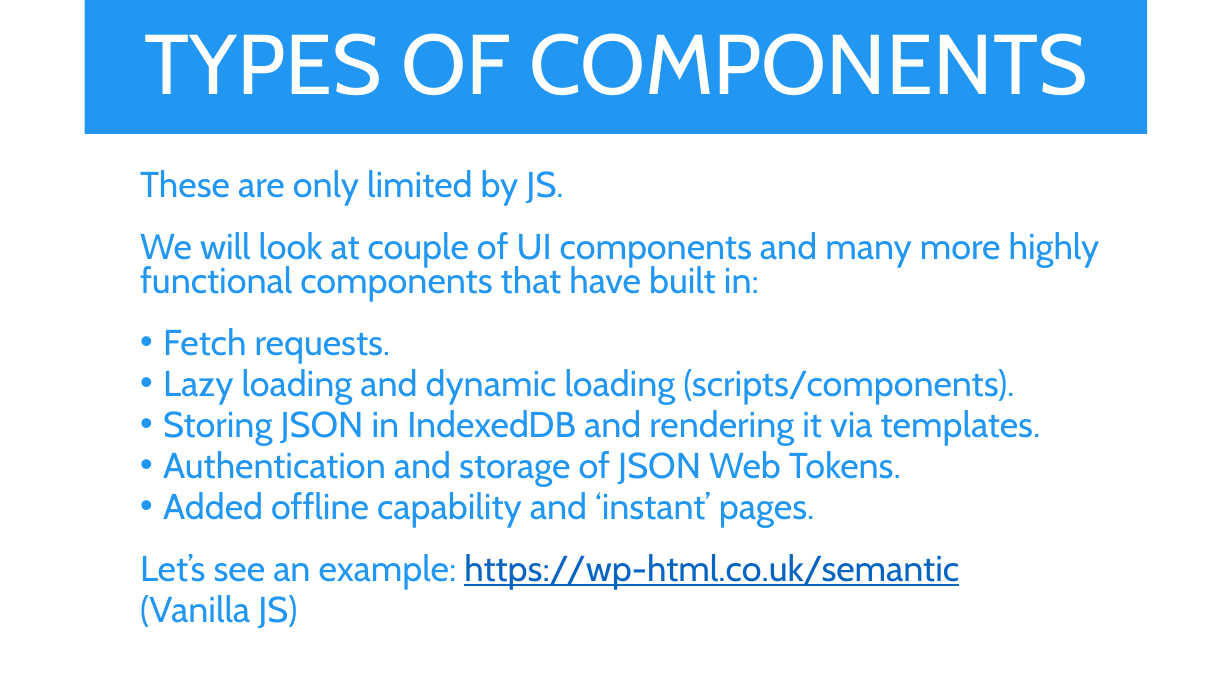
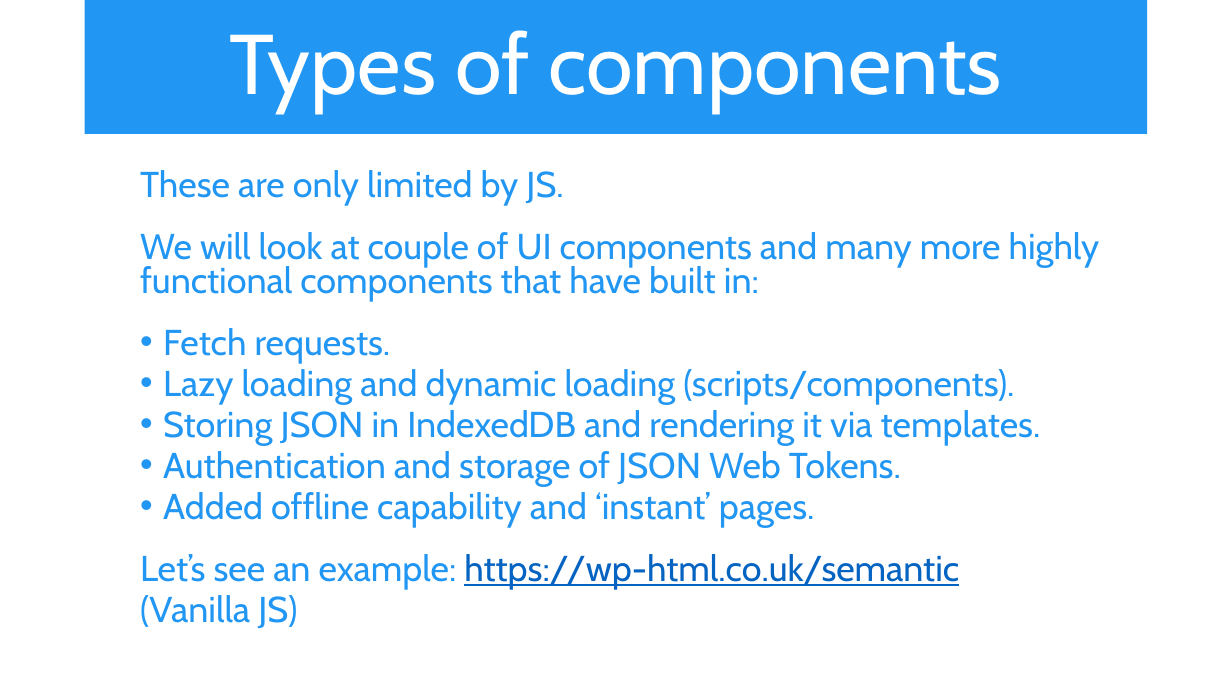
Before and after one commit to iwswordpress/WebComponents, a slide deck: slide 13 of Web-Components.pptx (slide 14 before the commit). Drawn at 1232x693 pixels with LibreOffice and Linux fonts; fonts in the diff are those of the drawing. Boxes give left, top, right and bottom in pixels: in the first picture for what was removed or moved away, otherwise in the second. Text is boxed around its words. In the diff, an @@ line names an element or a change of style, - is before the commit and + after.

```diff
--- a/Web-Components.pptx
+++ b/Web-Components.pptx
@@ title at (230, 30, 1002, 113): text changed @@
-TYPES OF COMPONENTS
+Types of components
```
Also in this commit, not shown: 5 other slides changed, 1 slide removed, 18 other files.
